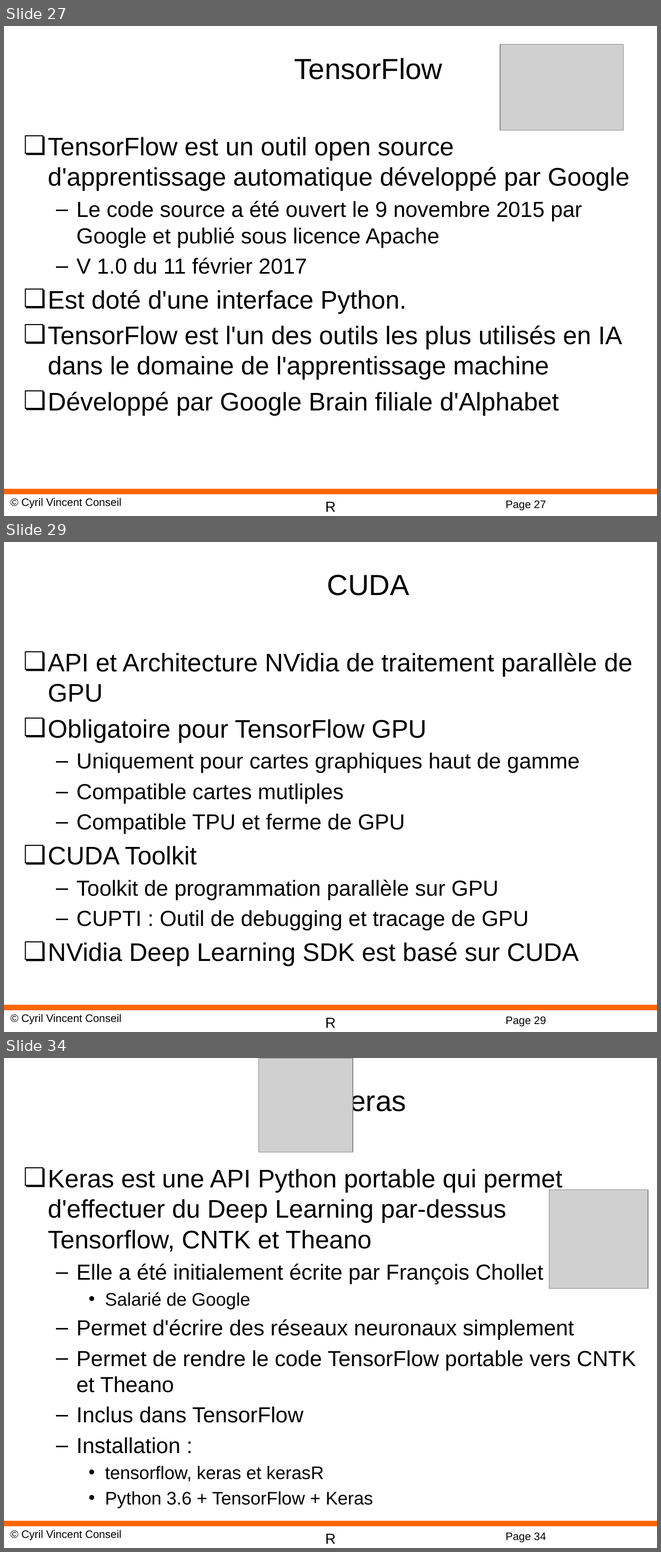
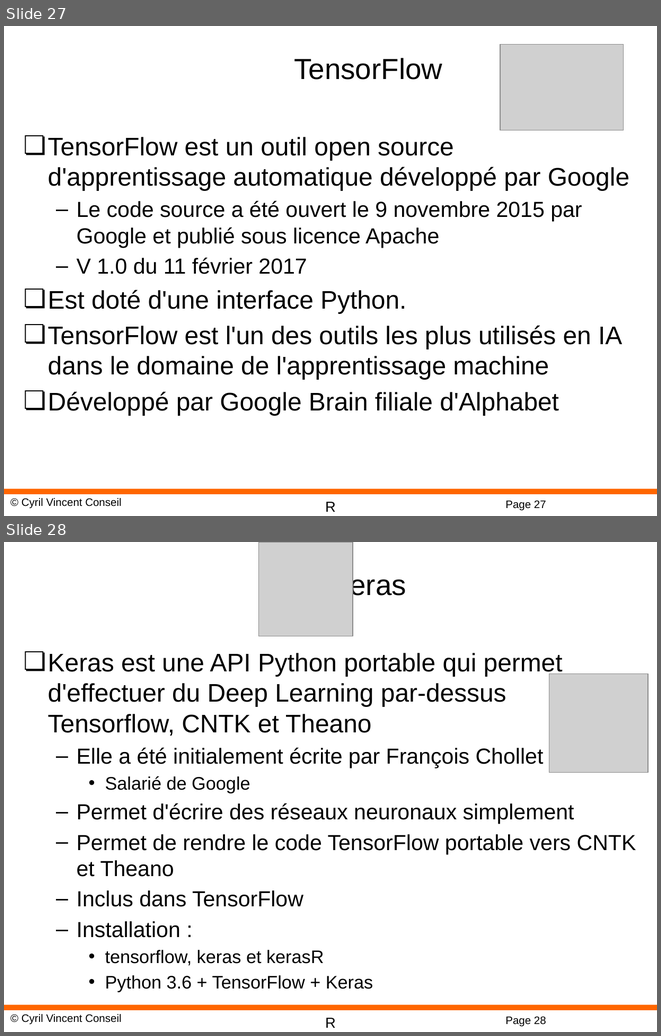
Before and after one commit to cyrilvincent/R, a slide deck: ppt/R-15-DeepLearning.pptx. Shown one above the other, each under a label of ours: slides 27, 29 and 34 before the commit, slides 27 and 28 after it; the slides between them are not shown. The pictures are 661x1552 and 661x1036 pixels, drawn with LibreOffice and Linux fonts; fonts in the diff are those of the drawing; grey boxes stand for pictures; background and template pictures are left out. Boxes give left, top, right and bottom in pixels: in the first picture for what was removed or moved away, otherwise in the second. Text is boxed around its words. In the diff, an @@ line names an element or a change of style, - is before the commit and + after.

```diff
--- a/ppt/R-15-DeepLearning.pptx
+++ b/ppt/R-15-DeepLearning.pptx
@@ slide 29 removed at [4, 542, 657, 1032], background #FFFFFF; not listed: 4 template elements that a slide beside it also shows @@
@@ title removed at [327, 574, 409, 596] @@
-CUDA
@@ text removed at [48, 652, 632, 965] @@
-❏ API et Architecture NVidia de traitement parallèle de GPU
-❏ Obligatoire pour TensorFlow GPU
-  – Uniquement pour cartes graphiques haut de gamme
-  – Compatible cartes mutliples
-  – Compatible TPU et ferme de GPU
-❏ CUDA Toolkit
-  – Toolkit de programmation parallèle sur GPU
-  – CUPTI : Outil de debugging et tracage de GPU
-❏ NVidia Deep Learning SDK est basé sur CUDA
@@ what was slide 34 is now slide 28 @@
@@ page number at [505, 1016, 546, 1026]: text changed @@
-Page 34
+Page 28
```
Also in this commit, not shown: 1 slide changed, 6 other slides removed, 8 other files.
